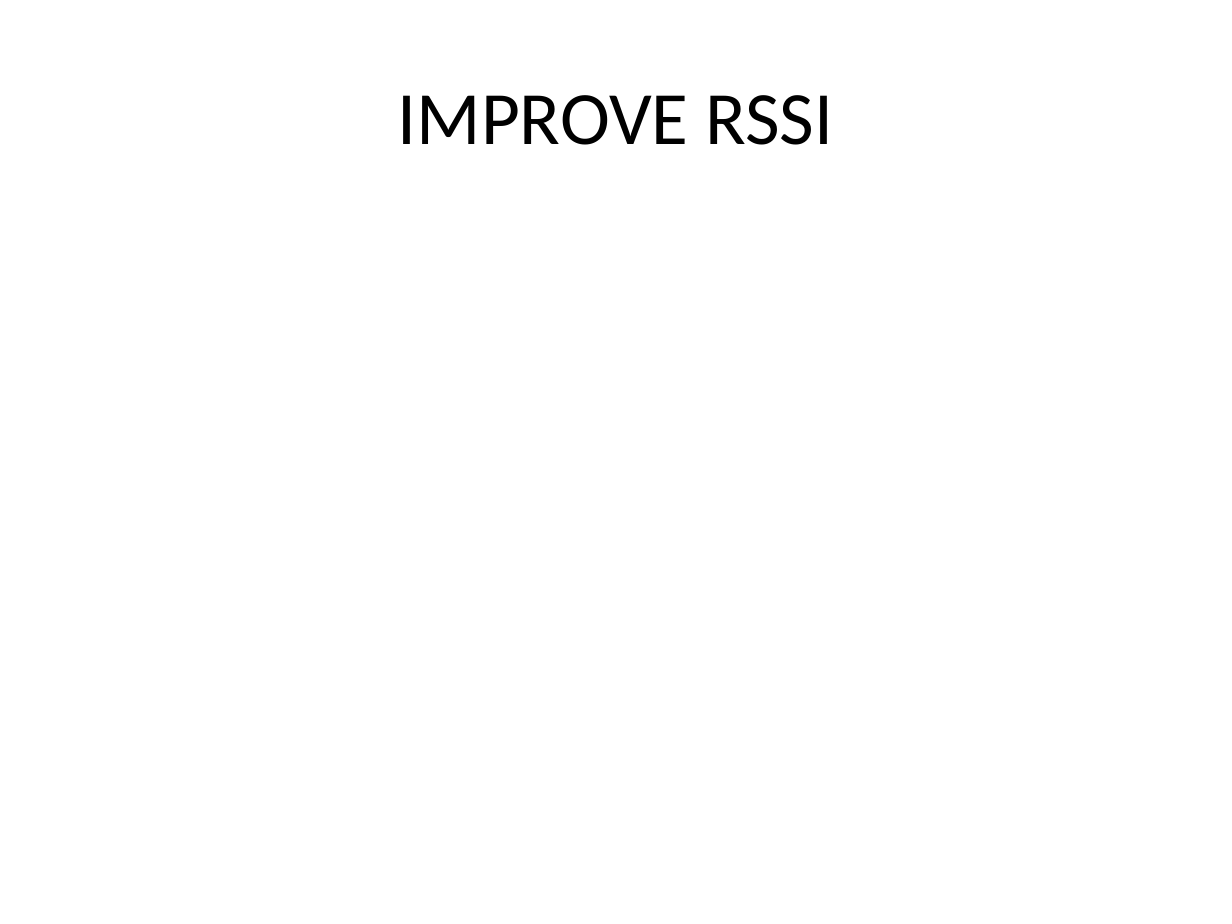
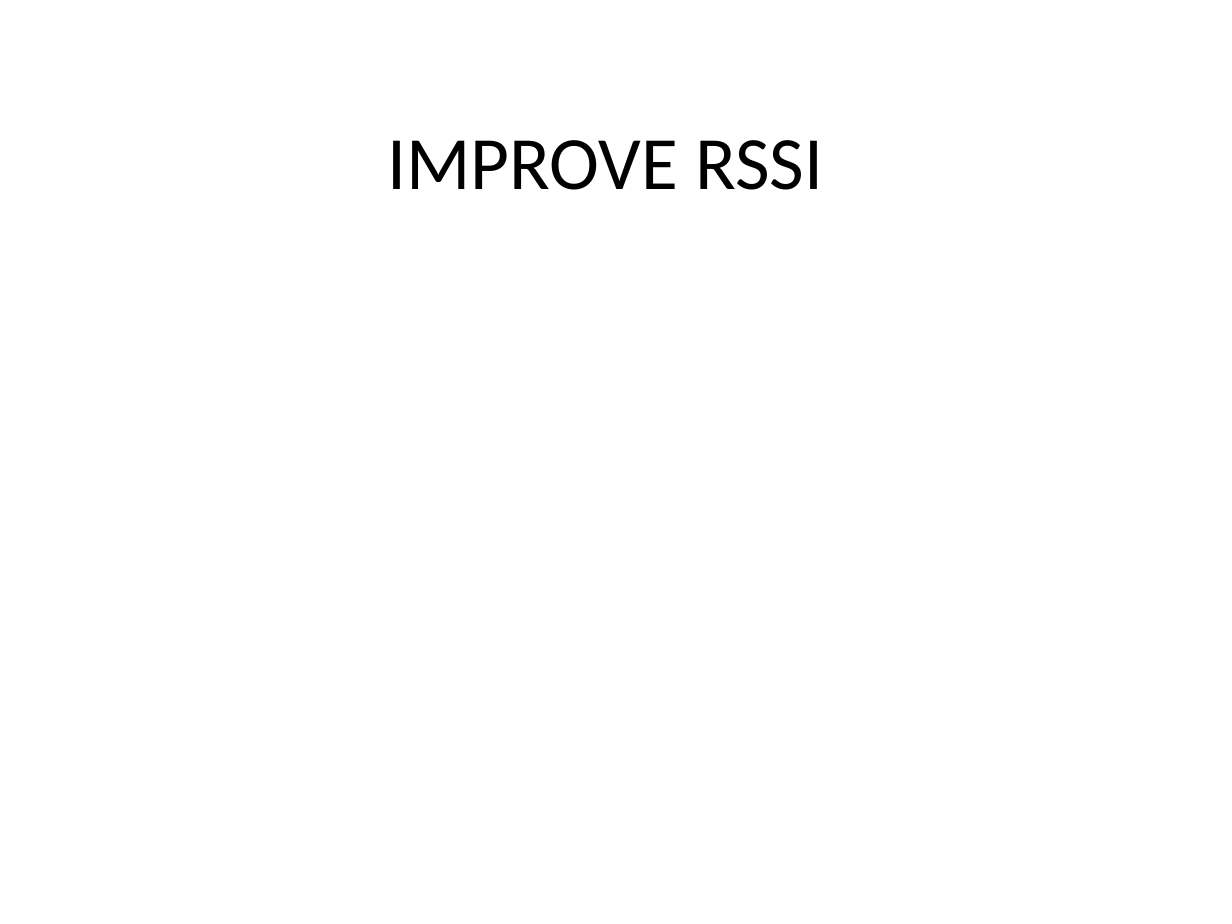
Before and after one commit to letruongthanh3698/BLE_matlab, a slide deck: slide 9 of report/Timeline.Report.pptx. Drawn at 1232x924 pixels with LibreOffice and Linux fonts; fonts in the diff are those of the drawing; grey boxes stand for pictures. Boxes give left, top, right and bottom in pixels: in the first picture for what was removed or moved away, otherwise in the second. Text is boxed around its words. In the diff, an @@ line names an element or a change of style, - is before the commit and + after.

```diff
--- a/report/Timeline.Report.pptx
+++ b/report/Timeline.Report.pptx
@@ title "IMPROVE RSSI": place and size @@
-title "IMPROVE RSSI" at [398,95,834,145]
+title "IMPROVE RSSI" at [388,140,823,190]
```
Also in this commit, not shown: 1 other slide changed, 57 other files.
